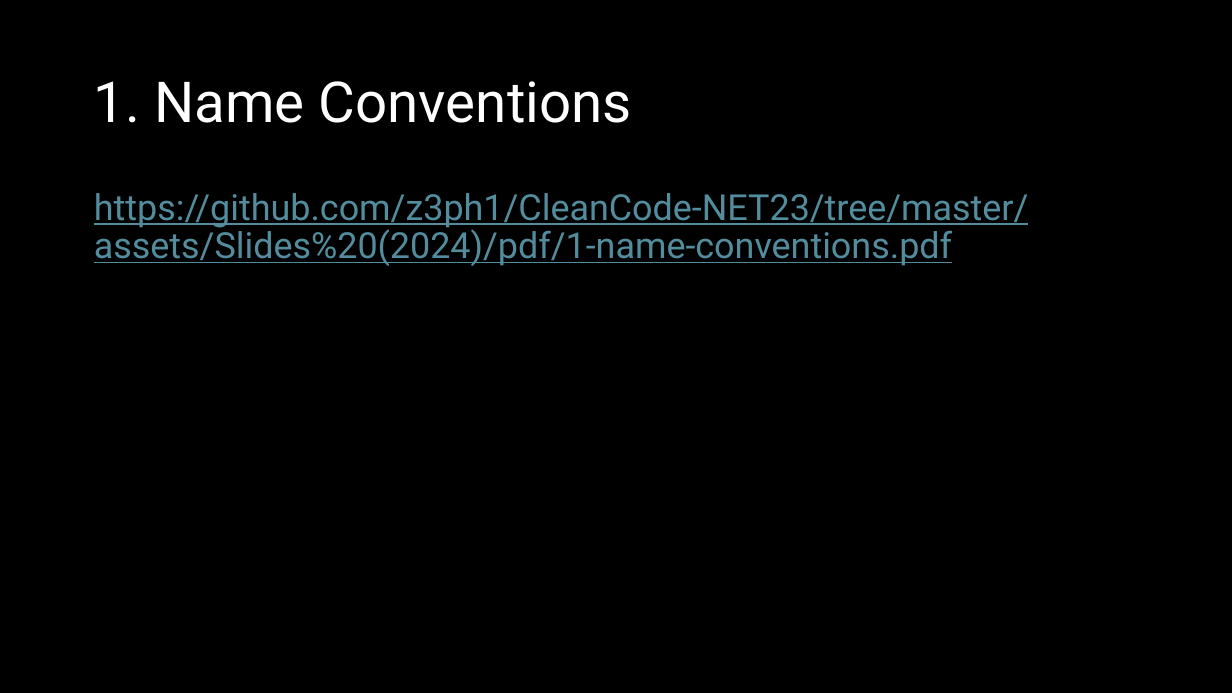
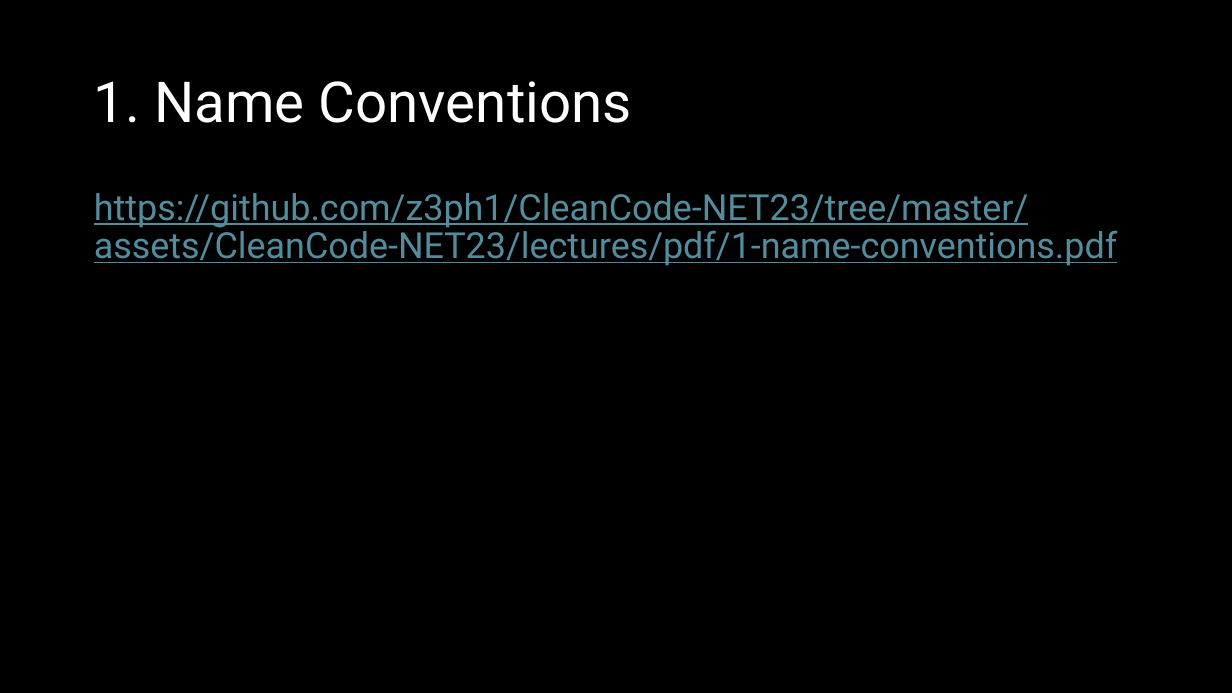
Before and after one commit to z3ph1/CleanCode-NET23, a slide deck: slide 6 of assets/CleanCode-NET23/lectures/pptx/0-clean-code.pptx. Drawn at 1232x693 pixels with LibreOffice and Linux fonts; fonts in the diff are those of the drawing. Boxes give left, top, right and bottom in pixels: in the first picture for what was removed or moved away, otherwise in the second. Text is boxed around its words. In the diff, an @@ line names an element or a change of style, - is before the commit and + after.

```diff
--- a/assets/CleanCode-NET23/lectures/pptx/0-clean-code.pptx
+++ b/assets/CleanCode-NET23/lectures/pptx/0-clean-code.pptx
@@ text at bbox=[94, 193, 1117, 266]: text changed @@
-https://github.com/z3ph1/CleanCode-NET23/tree/master/assets/Slides%20(2024)/pdf/1-name-conventions.pdf
+https://github.com/z3ph1/CleanCode-NET23/tree/master/assets/CleanCode-NET23/lectures/pdf/1-name-conventions.pdf
```
Also in this commit, not shown: 6 other slides changed, 5 other files.
